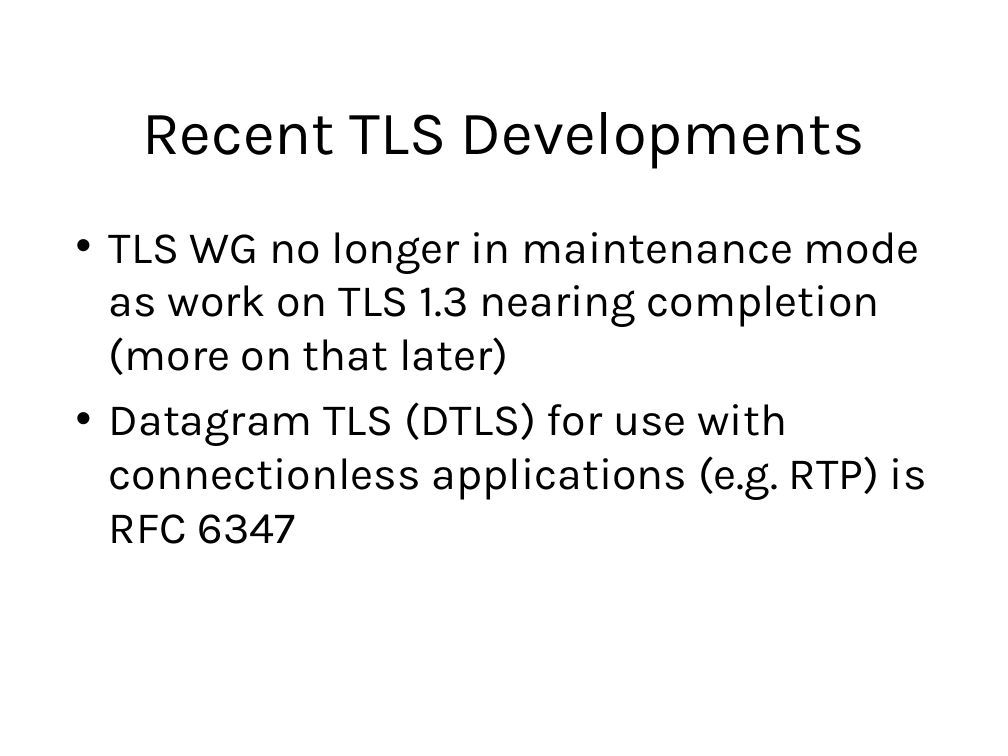
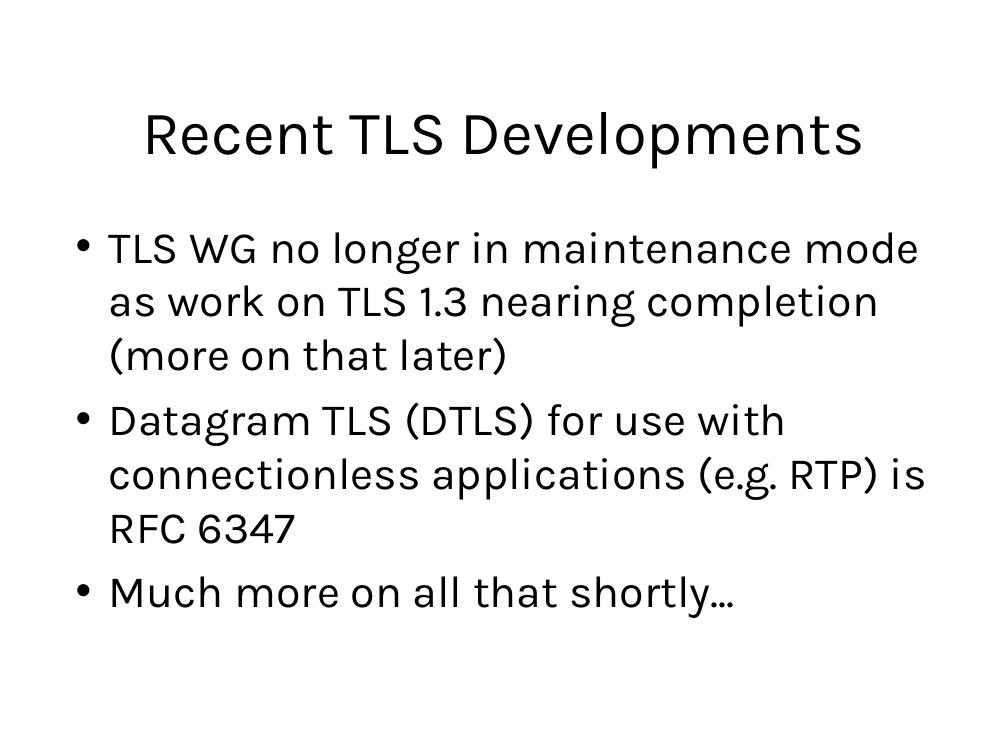
Before and after one commit to sftcd/cs7053, a slide deck: slide 63 of 2016lectures/06-protocols.ppt. Drawn at 1008x756 pixels with LibreOffice and Linux fonts; fonts in the diff are those of the drawing. Boxes give left, top, right and bottom in pixels: in the first picture for what was removed or moved away, otherwise in the second. Text is boxed around its words. In the diff, an @@ line names an element or a change of style, - is before the commit and + after.

```diff
--- a/2016lectures/06-protocols.ppt
+++ b/2016lectures/06-protocols.ppt
@@ text at [109,576,734,618]: paragraph added @@
+• Much more on all that shortly...
```
Also in this commit, not shown: 20 other slides changed, 1 slide added, 1 other file.
